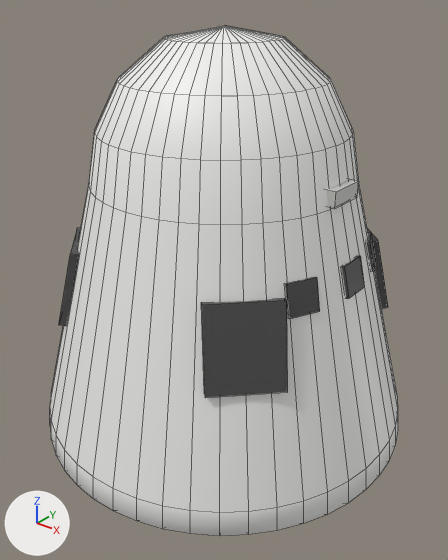
Before and after pictures for a commit that changed the FBX model Assets/_Project/Models/Crew_Dragon.fbx.
The view is the same before and after, from a 50 mm camera at (3.75, -4.69, 4.78) aimed at (0.08, -0.1, 1.93). Arrows for +X, +Y and +Z are at lower left; the lights stay in place. The older version comes first. Mesh edges are drawn as thin lines. Where no turn or scale is listed for an object, it has been applied to the vertices.

The first picture shows 'Crew_Dragon'.
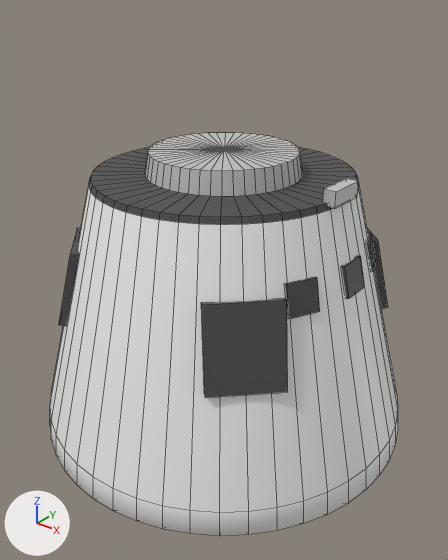
Where the change shows, as pixel boxes [x1, y1, x2, y2] in the pictures (448 x 560 px; the box of a moved part takes in the faces that stretch with it):
```json
{"object": "Crew_Dragon", "change": "reshaped", "before": [50, 25, 398, 535], "after": [50, 133, 398, 535], "on screen": "21% shorter"}
{"part": 1, "of": "me_crew_dragon", "change": "moved or reshaped", "before": [163, 25, 285, 43], "after": [148, 133, 300, 171]}
{"part": 2, "of": "me_crew_dragon", "change": "recoloured", "before": [89, 81, 359, 225], "after": [89, 147, 359, 225], "on screen": "white to dark grey"}
{"part": 3, "of": "me_crew_dragon", "change": "recoloured", "before": [117, 38, 331, 96], "after": [145, 152, 303, 196]}
```

Edits to the scene script, one JSON object a line:
```json
{"block": "me_crew_dragon", "where": "# used by ob_crew_dragon; location = (0.0, 0.0, 0.0)"}
{"op": "remove", "block": "me_crew_dragon", "code": "me_crew_dragon.from_pydata(...)  # 458 vertices, 486 faces; spans x -2.0..2.0, y -2.0..2.0, z 0.0..4.4"}
{"op": "add", "block": "me_crew_dragon", "code": "me_crew_dragon.from_pydata(...)  # 458 vertices, 486 faces; spans x -2.0..2.0, y -2.0..2.0, z 0.0..3.28"}
{"block": "me_crew_dragon", "change": "me_crew_dragon part 1"}
{"block": "me_crew_dragon", "change": "1 vertex is removed from x 0.0, y 0.0, z 4.4"}
{"block": "me_crew_dragon", "change": "48 faces are deleted"}
{"block": "me_crew_dragon", "change": "144 vertices move from x -1.22..1.22, y -1.22..1.22, z 3.5..4.3 to x -1.3..1.3, y -1.3..1.3, z 3.06..3.28"}
{"block": "me_crew_dragon", "change": "1 vertex is added at (0.0, 0.0, 3.28)"}
{"block": "me_crew_dragon", "change": "48 new faces join them, mat_crew_dragon_metal (light grey #c4c4c0)"}
{"block": "me_crew_dragon", "change": "me_crew_dragon part 2: 96 faces spanning x -1.32..1.32, y -1.32..1.32, z 3.0..3.06 switch from mat_crew_dragon_hull (white #f3f3f1) to mat_crew_dragon_black (dark grey #4b4b4b)"}
{"block": "me_crew_dragon", "change": "me_crew_dragon part 3: 48 faces spanning x -0.78..0.78, y -0.78..0.78, z 3.06..3.28 switch from mat_crew_dragon_hull (white #f3f3f1) to mat_crew_dragon_metal (light grey #c4c4c0)"}
```
